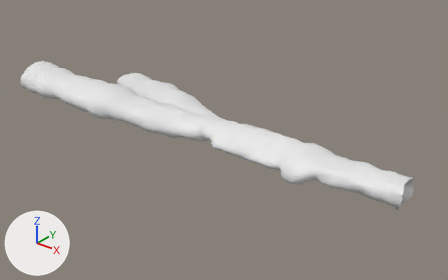
One commit to the Blender file models/tunnel02/tunnel02a.blend: the scene before it, then after it.
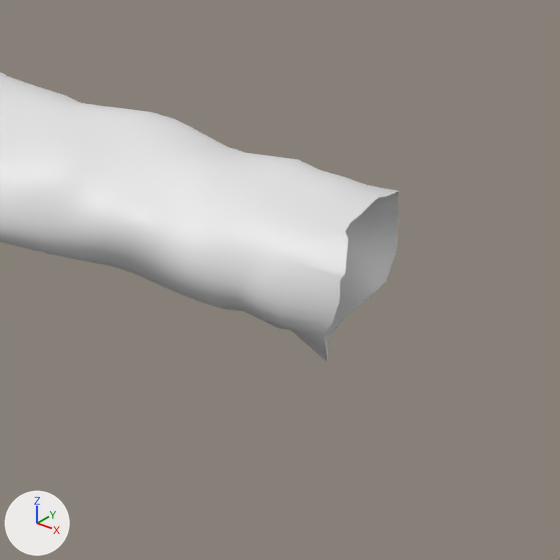
Each version appears first whole from a 50 mm camera at (1.13, -46.57, 26.3) aimed at (-33.79, -2.92, -0.77), and next in a close-up on the part from 75% to 100% of the width and 50% to 90% of the height. Lighting does not change. The marker at lower left points along +X, +Y and +Z.

Before the edit, the objects in view are built like this:
```python
me_cylinder = bpy.data.meshes.new('Cylinder')
me_cylinder.from_pydata(...)  # 4785 vertices, 4738 faces; spans x -31.8..10.6, y -7.6..9.6, z -2.9..3.7
me_cylinder.polygons.foreach_set('use_smooth', [True] * 4738)
ob_tunnel02 = bpy.data.objects.new('tunnel02', me_cylinder)
ob_tunnel02.location = (-24.64, -3.49, 0.46)
```
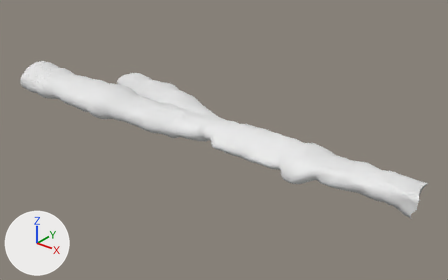
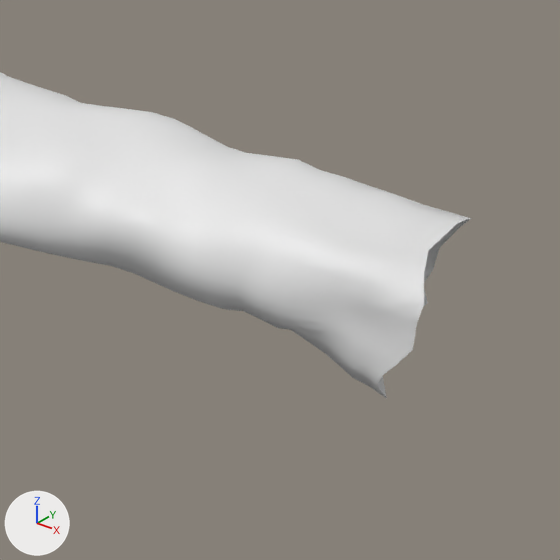
Pixel boxes [x1, y1, x2, y2] of what changed, in the close-ups (560 x 560 px):
'tunnel02', reshaped
    before: [0, 72, 399, 362]
    after: [0, 72, 471, 399]
part 1 of me_cylinder, built on
    before: [281, 185, 399, 362]
    after: [281, 185, 471, 399]

Patch to the scene script:
```diff
--- a/models/tunnel02/tunnel02a.blend.py
+++ b/models/tunnel02/tunnel02a.blend.py
@@ me_cylinder @@
 # used by ob_tunnel02; location = (-24.64, -3.49, 0.46)
-me_cylinder.from_pydata(...)  # 4785 vertices, 4738 faces; spans x -31.8..10.6, y -7.6..9.6, z -2.9..3.7
+me_cylinder.from_pydata(...)  # 4877 vertices, 4830 faces; spans x -31.8..12.0, y -7.6..9.6, z -2.9..3.7
+# me_cylinder part 1
+# 20 vertices are removed from x 10.0..10.6, y -1.7..2.1, z -1.1..1.1
+# 25 faces are deleted
+# 3 vertices move from x 9.6..9.8, y -1.0..-0.3, z 1.0 to x 9.6..9.8, y -1.1..-0.4, z 0.9..1.0
+# 112 vertices are added at x 10.0..12.0, y -2.3..1.9, z -1.2..1.2
+# 117 new faces join them
```
